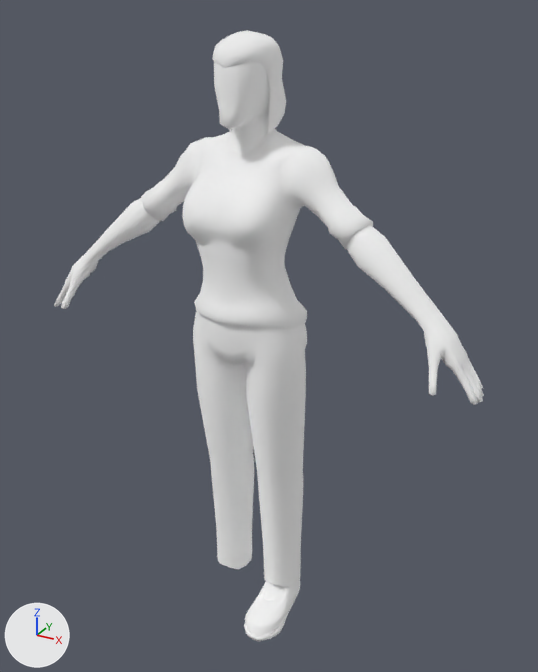
One commit to the glTF model mujer.glb: the scene before it, then after it.
Before and after are seen from a 50 mm camera at (2.7, -4.64, 5.01) aimed at (0.13, 0.04, 2.67). The lights are fixed; the arrows at lower left show +X, +Y and +Z. Where no turn or scale is listed for an object, it has been applied to the vertices. Vertices at the same position are counted once.

The first picture shows 'camiseta mujer', 'mujer', 'pantalon mujer', 'pelo mujer', 'tenis'.
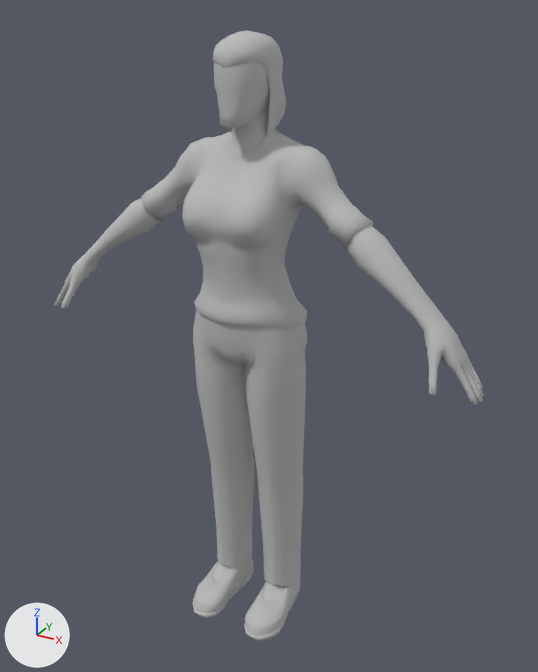
Where the newer file only moved an object's origin or applied its transform, the numbers keep the older frame.

What changed in the scene script:
```text
Change mat_material:
    mat_material.metallic: 1.0 -> 0.0
    mat_material.base_color: (1.0, 1.0, 1.0) -> (0.5, 0.5, 0.5)  # white #ffffff -> grey #bcbcbc
Change mat_pantalon:
    mat_pantalon.metallic: 1.0 -> 0.0
    mat_pantalon.base_color: (1.0, 1.0, 1.0) -> (0.5, 0.5, 0.5)  # white #ffffff -> grey #bcbcbc
Change mat_tenis:
    mat_tenis.base_color: (1.0, 1.0, 1.0) -> (0.5, 0.5, 0.5)  # white #ffffff -> grey #bcbcbc
Change mat_material_009:
    mat_material_009.base_color: (1.0, 1.0, 1.0) -> (0.5, 0.5, 0.5)  # white #ffffff -> grey #bcbcbc
Add mat_cmiseta_mujer_2:
    mat_cmiseta_mujer_2 = principled_material('cmiseta_mujer-2')
    mat_cmiseta_mujer_2.base_color = (0.5, 0.5, 0.5)  # grey #bcbcbc
    mat_cmiseta_mujer_2.roughness = 1.0
Add mat_cmiseta_mujer_1:
    mat_cmiseta_mujer_1 = principled_material('cmiseta_mujer')
    mat_cmiseta_mujer_1.base_color = (0.5, 0.5, 0.5)  # grey #bcbcbc
    mat_cmiseta_mujer_1.roughness = 1.0
Change me_cube_001:
    where me_cube_001.from_pydata(...)  # 992 vertices, 1912 faces; spans x -0.94..0.94, y -0.47..0.28, z 2.84..4.24
    used by ob_camiseta_mujer; location = (0.0, -0.013, 0.0)
    me_cube_001 part 1: 896 faces spanning x -0.91..0.94, y -0.47..0.22, z 2.84..4.24 switch from mat_cmiseta_mujer (white #ffffff) to mat_cmiseta_mujer_1 (grey #bcbcbc)
Change me_cube_000:
    where me_cube_000.from_pydata(...)  # 133 vertices, 232 faces; spans x -0.212..0.212, y -0.313..0.281, z 4.206..4.878
    used by ob_pelo_mujer; location = (0.0, -0.013, 0.0)
    me_cube_000 part 2
    146 faces are deleted
    146 new faces join them
    me_cube_000 part 3: 86 faces spanning x -0.19..0.212, y -0.313..0.215, z 4.206..4.843 switch from mat_cmiseta_mujer (white #ffffff) to mat_cmiseta_mujer_2 (grey #bcbcbc)
Add me_tenis_cube_004_mesh:
    me_tenis_cube_004_mesh.from_pydata(...)  # 514 vertices, 988 faces; spans x -0.436..0.436, y -0.518..0.274, z 0.074..0.385
    # faces by material slot: [656, 332]
    me_tenis_cube_004_mesh.materials.append(mat_tenis)  # grey #bcbcbc
    me_tenis_cube_004_mesh.materials.append(mat_material_009)  # grey #bcbcbc
Remove ob_tenis:
    ob_tenis = bpy.data.objects.new('tenis', me_cube_004)
    ob_tenis.location = (0.0, -0.013, 0.0)
Add ob_tenis_cube_004:
    ob_tenis_cube_004 = bpy.data.objects.new('tenis_Cube.004', me_tenis_cube_004_mesh)
    ob_tenis_cube_004.location = (0.0, 0.0, 0.0)
```

What differs and where, as boxes (x1, y1, x2, y2) in the pictures (538 x 672 px; the box of a moved part takes in the faces that stretch with it):
'pantalon mujer', recoloured, surface changed: (193, 311, 307, 586) in both
'mujer', recoloured, surface changed (white to grey): (54, 61, 484, 568) in both
'tenis_Cube.004', added: after (193, 559, 301, 641)
    faces in mat_tenis (grey #bcbcbc): (194, 559, 301, 637)
    faces in mat_material_009 (grey #bcbcbc): (193, 569, 300, 641)
'tenis', deleted: before (244, 578, 301, 641)
    faces in mat_tenis (white #ffffff): (245, 578, 301, 637)
    faces in mat_material_009 (white #ffffff): (244, 587, 300, 641)
part 1 of me_cube_001, recoloured (white to grey): (141, 129, 373, 328) in both
part 2 of me_cube_000, moved or reshaped: (212, 30, 278, 132) in both
part 3 of me_cube_000, recoloured: (214, 36, 286, 136) in both
